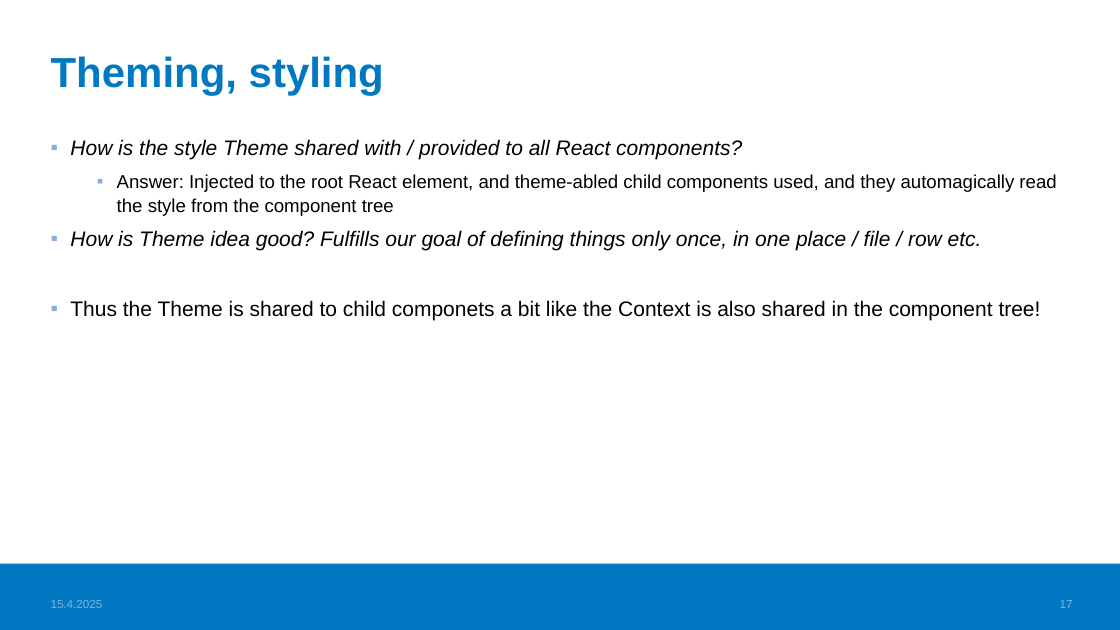
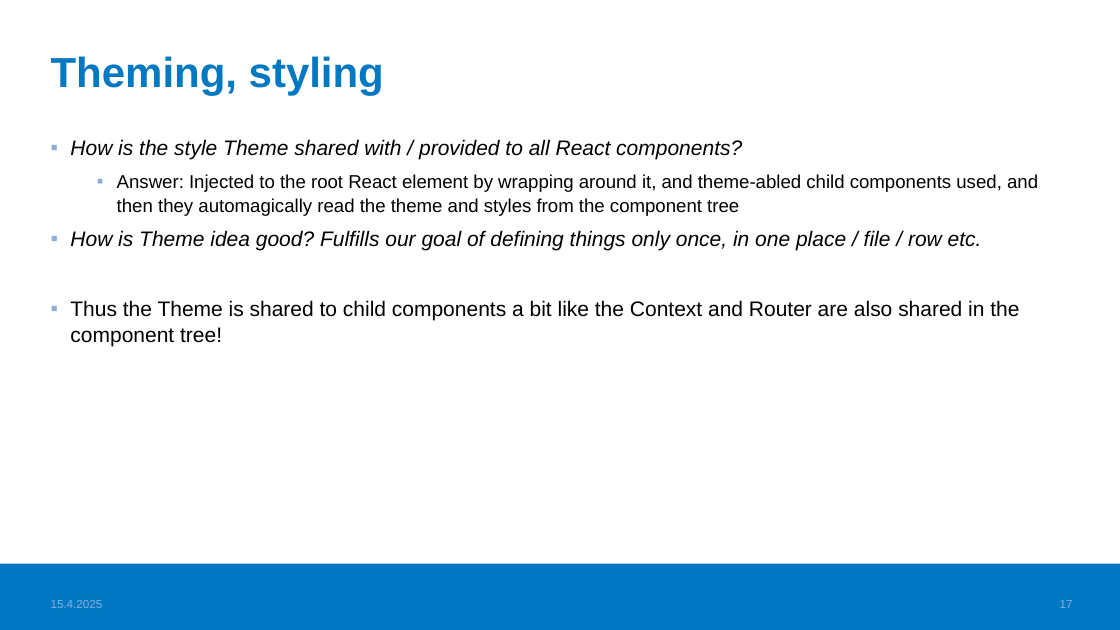
Before and after one commit to valju/docs_frontend_design, a slide deck: slide 17 of FrontendStuff_ForExam.pptx. Drawn at 1120x630 pixels with LibreOffice and Linux fonts; fonts in the diff are those of the drawing; background and template pictures are left out. Boxes give left, top, right and bottom in pixels: in the first picture for what was removed or moved away, otherwise in the second. Text is boxed around its words. In the diff, an @@ line names an element or a change of style, - is before the commit and + after.

```diff
--- a/FrontendStuff_ForExam.pptx
+++ b/FrontendStuff_ForExam.pptx
@@ text at (117,174,1038,216): text changed @@
-  ▪ Answer: Injected to the root React element, and theme-abled child components used, and they automagically read the style from the component tree
+  ▪ Answer: Injected to the root React element by wrapping around it, and theme-abled child components used, and then they automagically read the theme and styles from the component tree
@@ text at (70,300,1019,346): text changed @@
-▪ Thus the Theme is shared to child componets a bit like the Context is also shared in the component tree!
+▪ Thus the Theme is shared to child components a bit like the Context and Router are also shared in the component tree!
```
Also in this commit, not shown: 3 other slides changed.
